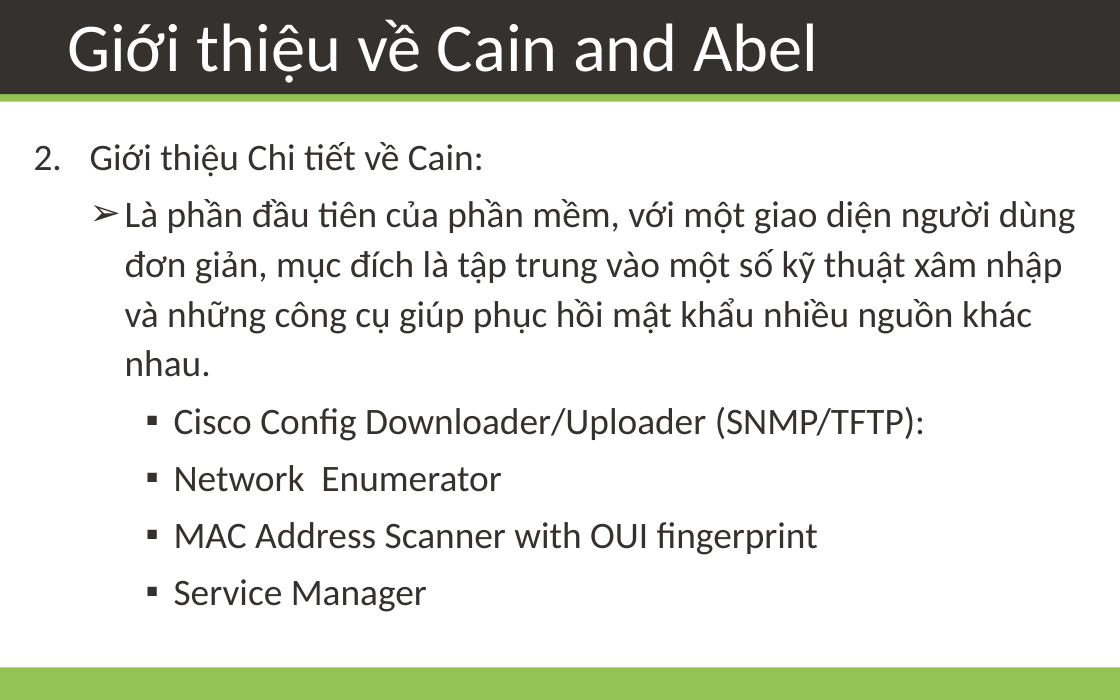
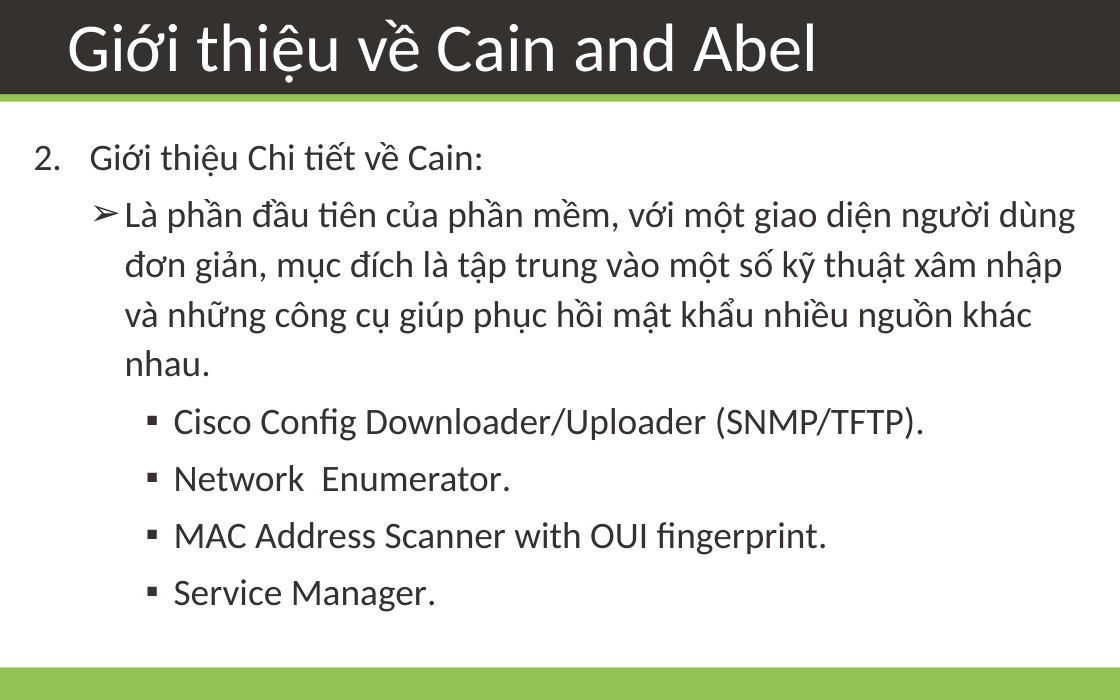
Before and after one commit to daotk/cdkpt, a slide deck: slide 6 of CDBM/Team Assignment 01/Team02.pptx. Drawn at 1120x700 pixels with LibreOffice and Linux fonts; fonts in the diff are those of the drawing; background and template pictures are left out. Boxes give left, top, right and bottom in pixels: in the first picture for what was removed or moved away, otherwise in the second. Text is boxed around its words. In the diff, an @@ line names an element or a change of style, - is before the commit and + after.

```diff
--- a/CDBM/Team Assignment 01/Team02.pptx
+++ b/CDBM/Team Assignment 01/Team02.pptx
@@ text at (174,407,925,612): text changed @@
-    ▪ Cisco Config Downloader/Uploader (SNMP/TFTP):
-    ▪ Network Enumerator
-    ▪ MAC Address Scanner with OUI fingerprint
-    ▪ Service Manager
+    ▪ Cisco Config Downloader/Uploader (SNMP/TFTP).
+    ▪ Network Enumerator.
+    ▪ MAC Address Scanner with OUI fingerprint.
+    ▪ Service Manager.
```
Also in this commit, not shown: 10 other slides changed, 1 slide removed.
